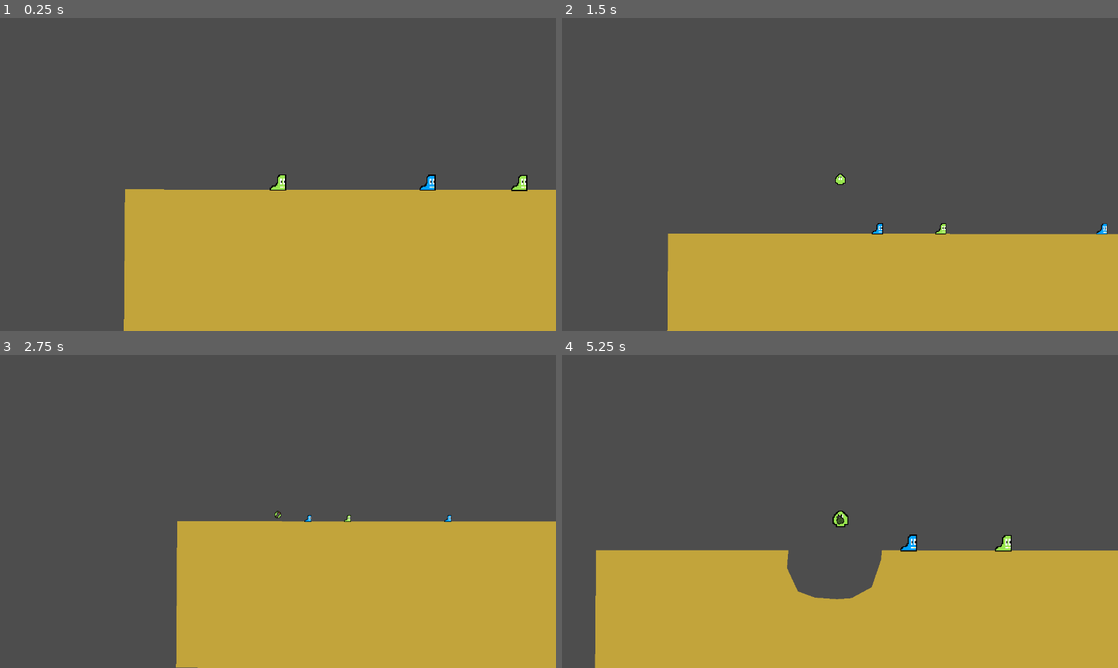
Above: before the commit, frames 1-4 (two rows, left to right).
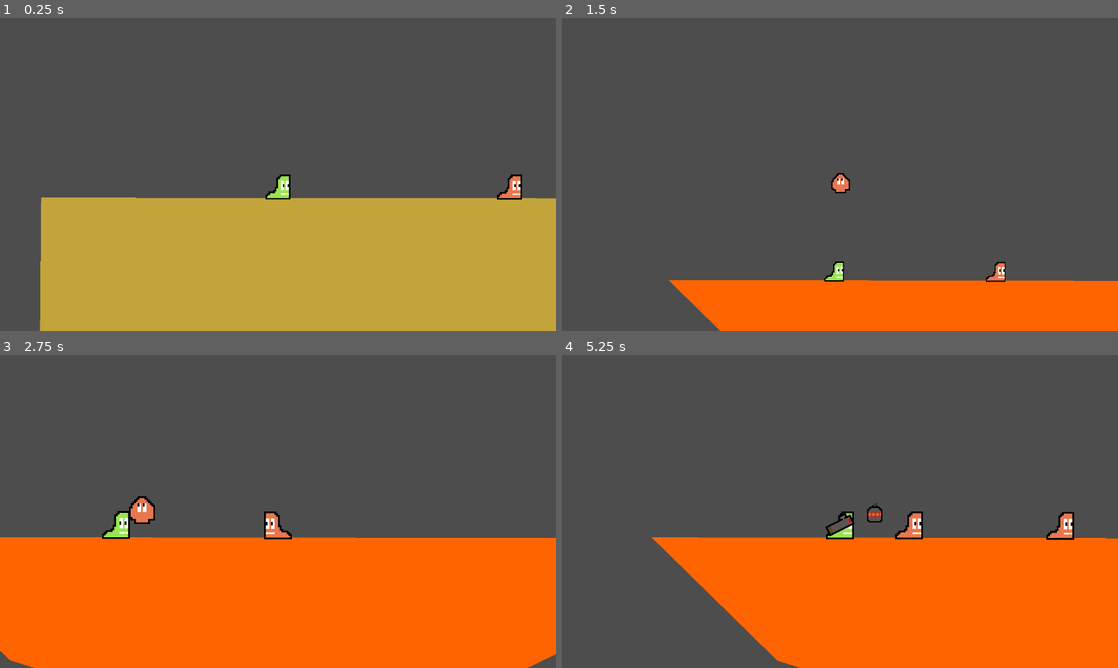
Above: after the commit, the same moments.

Repository: WilliamOFDavis/slugs_2d
Game: Godot game, scene res://Scenes/levels/level.tscn
Two runs of this game, one before a commit and one after it. Both use one fixed random seed, a clock stepped at 60 frames per second and the inputs below.
Inputs (mouse positions are in pixels of both pictures, inside the frame that each line leads up to):
- Up to frame 1 (0.25 s): no input
- Up to frame 2 (1.5 s): move the mouse to (962, 158) at 0.52 s; hold D (move_right) from 0.53 s (still down); tap G (end_turn, bound only after the commit) at 0.6 s; click (962, 158) at 0.67 s; tap Space (jump) at 0.77 s; move the mouse to (728, 190) at 1.27 s; right-click (728, 190) at 1.35 s
- Up to frame 3 (2.75 s): tap Space (jump) at 1.52 s; tap G (end_turn, bound only after the commit) at 1.55, 2.3 s; move the mouse to (333, 442) at 2.02 s; release D (move_right) at 2.03 s; hold A (move_left) from 2.03 s (still down); tap R (switch_weapon) at 2.1 s
- Up to frame 4 (5.25 s): move the mouse to (812, 574) at 2.77 s; release A (move_left) at 2.78 s; hold D (move_right) 2.78-4.28 s; tap G (end_turn, bound only after the commit) at 2.85, 3.6, 4.55 s; click (812, 574) at 2.92 s; tap Space (jump) at 3.02, 3.77, 4.52 s; move the mouse to (1006, 558) at 3.52 s; move the mouse to (673, 464) at 4.27 s; hold A (move_left) 4.28-5.03 s; right-click (673, 464) at 4.35 s; move the mouse to (867, 511) at 5.02 s; hold D (move_right) from 5.03 s (still down); tap R (switch_weapon) at 5.1 s; click (867, 511) at 5.17 s

The runs differ from the first frame. In frame 1, 8.9% of the frame differs, in the area x 7-100%, y 50-100%; in frame 2, 26%; in frame 3, 46%, in the area x 0-100%, y 45-100%; in frame 4, 40%.
Error before the commit: Invalid access to property or key 'current_ammo' on a base object of type 'Nil'. (res://Scenes/slugs/slug.gd:80)

Commit message:
added turn functionality, switches team and worm on end turn

Diff:
--- a/Resources/blue_team.tres
+++ b/Resources/blue_team.tres
@@ -6,6 +6,6 @@
 [resource]
 script = ExtResource("1_kxc1t")
 team_name = "Blue"
-team_color = Color(0, 0.639216, 1, 1)
+team_color = Color(0.908172, 0.467618, 0.312828, 1)
 team_inventory = ExtResource("2_n4c8d")
 metadata/_custom_type_script = "uid://by7syyhtd4gnb"
--- a/Resources/team.gd
+++ b/Resources/team.gd
@@ -18,3 +18,8 @@
 func remove_slug(slug: Slug) -> void:
 	slugs.erase(slug)
 	slug_index -= 1
+
+func get_next_slug() -> Slug:
+	var next_slug: Slug = slugs[slug_index%slugs.size()]
+	slug_index += 1
+	return next_slug
--- a/Scenes/levels/level.gd
+++ b/Scenes/levels/level.gd
@@ -5,7 +5,7 @@
 var inventory_resource: Inventory = preload("res://Resources/green_inventory.tres")
 var inventory_array: Array[Weapon]
 var active_slug: Slug
-var active_team
+var active_team_index: int = 0
 var teams: Array[Team] = [
 	preload("res://Resources/green_team.tres"),
 	preload("res://Resources/blue_team.tres")
@@ -30,7 +30,8 @@
 		#slug.connect("shoot_projectile", spawn_projectile)
 
 func _process(_delta: float) -> void:
-	pass
+	if Input.is_action_just_pressed("end_turn"):
+		goto_next_turn()
 
 func initialise_teams() -> void:
 	for team in teams:
@@ -43,8 +44,16 @@
 			slug.set_team(team)
 			team.add_slug(slug)
 			$Slugs.add_child(slug)
-	active_slug = teams[0].slugs[0]
+	active_slug = teams[0].get_next_slug()
+	active_team_index += 1
 	active_slug.begin_turn()
+
+func goto_next_turn() -> void:
+	if active_slug != null:
+		active_slug.end_turn()
+	active_slug = teams[active_team_index%teams.size()].get_next_slug()
+	active_slug.begin_turn()
+	active_team_index += 1
 
 func spawn_rocket(spawn_pos: Vector2) -> void:
 	var rocket: Rocket = rocket_scene.instantiate()
--- a/Scenes/slugs/slug.gd
+++ b/Scenes/slugs/slug.gd
@@ -77,7 +77,7 @@
 	if current_weapon != null and current_weapon.current_ammo > 0:
 		shoot_projectile.emit(current_weapon.projectile, global_position, direction_to_mouse, self)
 		current_weapon.decrement_ammo()
-	if current_weapon.current_ammo <= 0:
+	if current_weapon != null and current_weapon.current_ammo <= 0:
 		hide_weapon()
 		current_inventory.get_inventory().erase(current_weapon)
 		weapon_index -= 1
--- a/Scenes/slugs/slug.tscn
+++ b/Scenes/slugs/slug.tscn
@@ -178,7 +178,8 @@
 [node name="Camera2D" type="Camera2D" parent="."]
 enabled = false
 script = ExtResource("5_2reqc")
-zoomed_scale = Vector2(1.2, 1.2)
+zoomed_scale = Vector2(2, 2)
+zoomed_out_scale = Vector2(1, 1)
 
 [node name="SlugStateMachine" type="Node" parent="." node_paths=PackedStringArray("sprite", "velocity_component", "airborne_timer")]
 script = ExtResource("4_qqoxf")
--- a/project.godot
+++ b/project.godot
@@ -19,7 +19,6 @@
 
 window/size/viewport_width=1280
 window/size/viewport_height=720
-window/size/mode=3
 window/stretch/mode="viewport"
 
 [global_group]
@@ -58,6 +57,11 @@
 "events": [Object(InputEventKey,"resource_local_to_scene":false,"resource_name":"","device":-1,"window_id":0,"alt_press …(192 unchanged characters)…
 ]
 }
+end_turn={
+"deadzone": 0.2,
+"events": [Object(InputEventKey,"resource_local_to_scene":false,"resource_name":"","device":-1,"window_id":0,"alt_pressed":false,"shift_pressed":false,"ctrl_pressed":false,"meta_pressed":false,"pressed":false,"keycode":0,"physical_keycode":71,"key_label":0,"unicode":103,"location":0,"echo":false,"script":null)
+]
+}
 
 [rendering]
 
